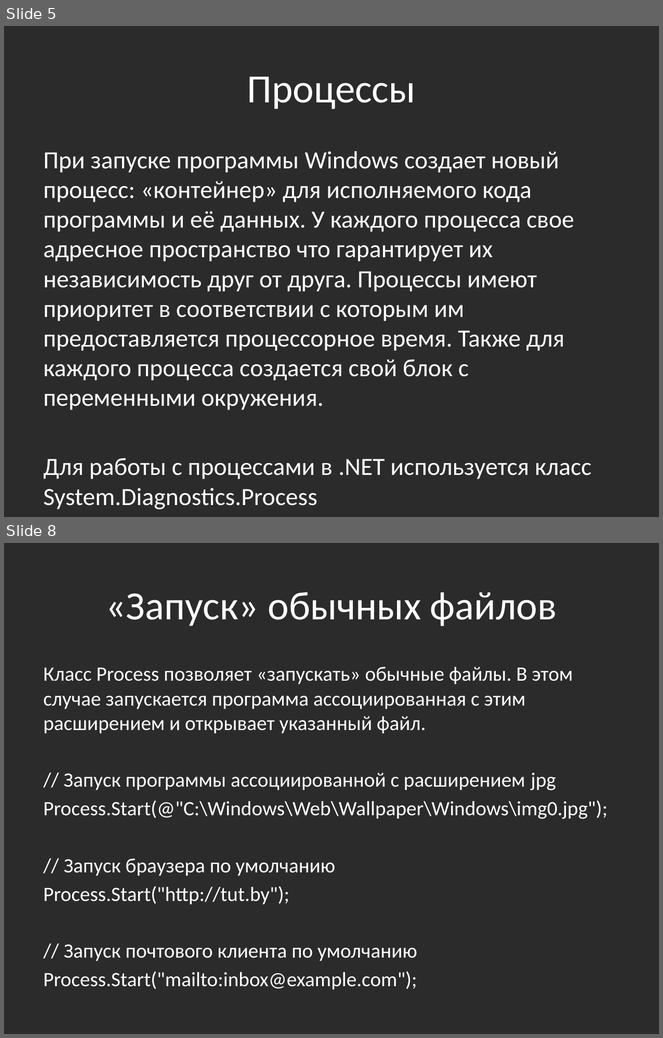
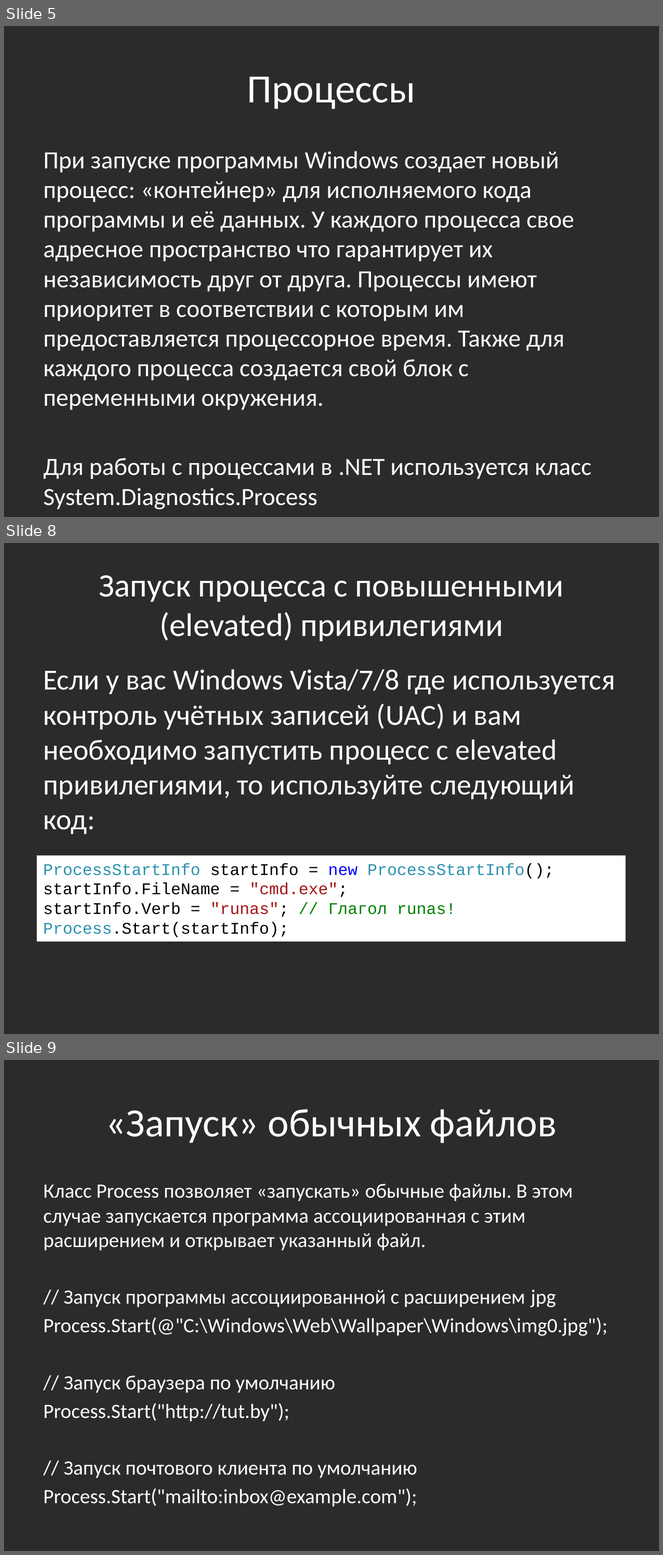
Before and after one commit to bazile/Training, a slide deck: Presentation/lesson-08-multithreading.pptx. Shown one above the other, each under a label of ours: slides 5 and 8 before the commit, slides 5, 8 and 9 after it; the slides between them are not shown. The pictures are 663x1038 and 663x1555 pixels, drawn with LibreOffice and Linux fonts; fonts in the diff are those of the drawing; background and template pictures are left out; a plain dark background stands for a picture behind light text. Boxes give left, top, right and bottom in pixels: in the first picture for what was removed or moved away, otherwise in the second. Text is boxed around its words. In the diff, an @@ line names an element or a change of style, - is before the commit and + after.

```diff
--- a/Presentation/lesson-08-multithreading.pptx
+++ b/Presentation/lesson-08-multithreading.pptx
@@ slide 8 added at [4,543,659,1034], background picture (left out) @@
@@ title added at [99,575,564,641], 36 pt, text #FFFFFF @@
+Запуск процесса с повышенными (elevated) привилегиями
@@ text added at [44,669,616,834], 32 pt, text #FFFFFF @@
+Если у вас Windows Vista/7/8 где используется контроль учётных записей (UAC) и вам необходимо запустить процесс с elevated привилегиями, то используйте следующий код:
@@ rectangle added at [37,856,626,941], fill #FFFFFF, 18 pt, text #000000 @@
+ProcessStartInfo startInfo = new ProcessStartInfo();
+startInfo.FileName = "cmd.exe";
+startInfo.Verb = "runas"; // Глагол runas!
+Process.Start(startInfo);
@@ what was slide 8 is now slide 9 @@
```
Also in this commit, not shown: 2 slides changed, 1 other file.
